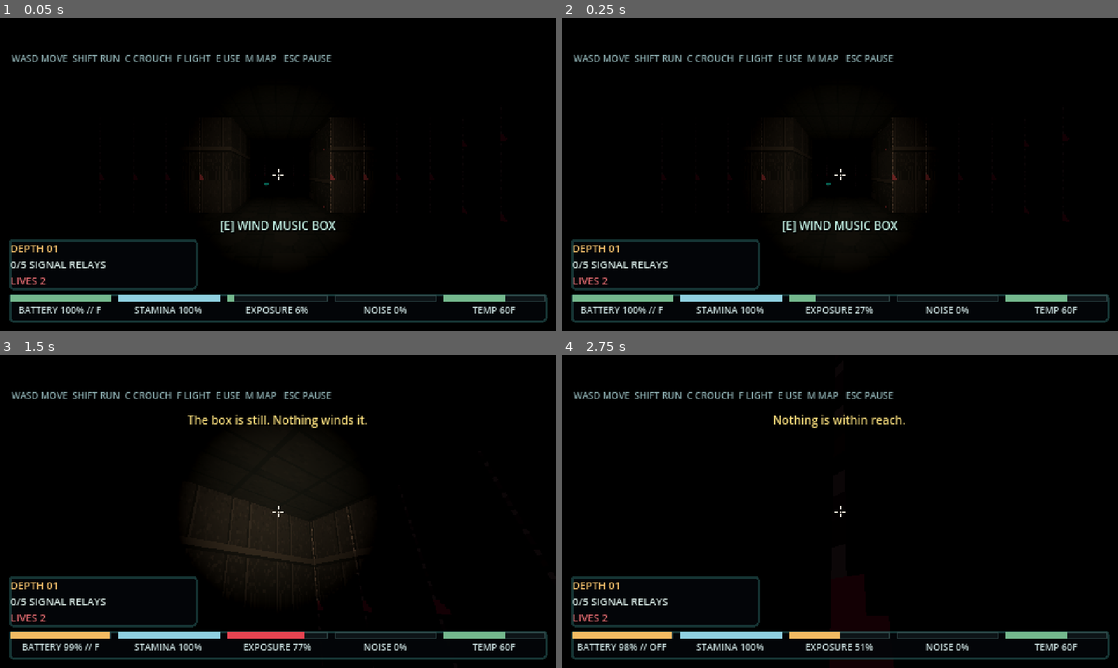
Above: before the commit, frames 1-4 (two rows, left to right).
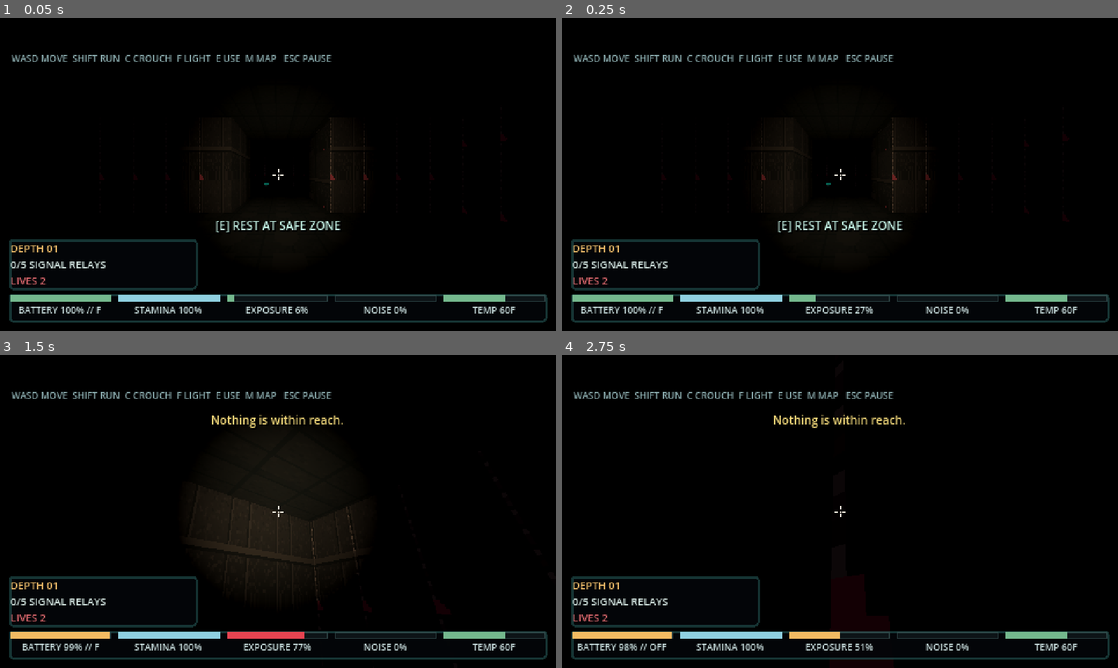
Above: after the commit, the same moments.

Repository: KyttuXD/LastRouteGodot
Game: Godot game, scene res://scenes/main_3d.tscn
Same seed, same stepped clock (60 frames per second), same inputs: the game is played once before the commit and once after it. This scene is started directly instead of the project's main scene.
Inputs (mouse positions are in pixels of both pictures, inside the frame that each line leads up to):
- Up to frame 1 (0.05 s): no input
- Up to frame 2 (0.25 s): no input
- Up to frame 3 (1.5 s): tap Enter at 0.5 s; move the mouse to (305, 511) at 0.52 s; hold E (interact) 0.53-1.28 s; hold W (move_up) from 0.53 s (still down); click (305, 511) at 0.67 s; move the mouse to (250, 511) at 1.27 s; tap C (crouch) at 1.35 s
- Up to frame 4 (2.75 s): keep holding W (move_up); tap E (interact) at 1.55 s; move the mouse to (851, 505) at 2.02 s; hold E (interact) from 2.03 s (still down); tap F (flashlight) at 2.1 s

The runs differ from the first frame. In frame 1, 0.5% of the frame differs, in the area x 38-62%, y 64-69%; in frame 2, 0.5%; in frame 3, 0.6%, in the area x 33-66%, y 18-24%; in frame 4, nothing differs.

Commit message:
Fix invisible hunters (alpha-scissor) and backwards player facing vector
Hunters, and every other real Blockbench-piped model (relays, batteries,
etc.), were rendering as literally nothing. Root cause: the glTF export
pipeline writes every material as alphaMode "MASK", which Godot's importer
turns into TRANSPARENCY_ALPHA_SCISSOR. That's correct for an actual cutout
(a hair strand), but these are plain opaque skin/body materials, and their
texture sheets carry a lot of unused atlas padding at alpha=0 -- which
alpha-scissor discards outright. For a mesh whose UVs land anywhere near
that padding, the result isn't a rough edge, it's the whole mesh rendering
nothing. Confirmed with a real (non-headless, real-GPU) screenshot: a
hunter placed directly in front of the camera was completely invisible
before the fix and clearly rendered, lit by the flashlight, after it.

ModelSlot.instantiate() (and load_gridmap_item(), for symmetry) now forces
transparency off on every material a loaded model carries. New regression
guard in validate_roster.gd loads all 26 hunters' real models through
ModelSlot exactly as the game does and asserts none comes back
alpha-scissored.

Also fixed player_controller_3d.gd's `facing` vector, which was computed
as (sin θ, cos θ) instead of (-sin θ, -cos θ) -- a Node3D's own forward is
-Z, not +Z, so this pointed the minimap arrow, and every beam-aim check
that reads `facing` (Aki/Ferryn/Ilyra's flash-triggered mechanics), exactly
backwards. Independently reported as "the minimap arrow faces backwards".

Separately confirmed hunter pathfinding was never actually broken -- a new
driven check activates a tuning-only hunter at a real 24-tile-distant
target and confirms she closes most of that distance via real A*
path-following over 30 simulated seconds. The "pathfinding isn't working"
report was very likely the same invisibility bug: nobody could see a
hunter to tell whether she was moving.

Full 14-suite run clean 2x.

Co-Authored-By: Claude Sonnet 5 <noreply@anthropic.com>

Diff:
--- a/scripts/validate_hunters.gd
+++ b/scripts/validate_hunters.gd
@@ -52,6 +52,7 @@
 	await _verrine_lurks_and_chases(_host)
 	await _zephyra_trades_and_repairs(_host)
 	await _interactables_require_facing(_host)
+	_hunter_paths_to_a_distant_target(generator)
 	if _failures == 0:
 		print("hunters OK")
 	return _failures
@@ -1002,3 +1003,40 @@
 
 	scene.queue_free()
 	print("  facing    a nearby interactable is only reachable while actually faced")
+
+
+## Not hunter-specific -- pure A*/movement infrastructure, colocated here for
+## the same reason _interactables_require_facing is. Every other check in
+## this file drives state transitions (last_known, CHASE/SEARCH) without
+## ever asserting the thing a player actually SEES: that `position` keeps
+## advancing toward a real, far-off target over many real frames rather than
+## stalling. A tuning-only baseline (Dovelle, no gimmick) isolates that from
+## any gimmick's own movement override.
+func _hunter_paths_to_a_distant_target(generator: FacilityGenerator) -> void:
+	var start_pos := Vector2(generator.start) + Vector2(0.5, 0.5)
+	var far_target := Vector2(generator.exit_cell) + Vector2(0.5, 0.5)
+	if start_pos.distance_to(far_target) < 8.0:
+		_fail("setup problem: start and exit are too close to prove real pathing")
+		return
+
+	var brain := HunterBrain.new(start_pos, "PATH-CHECK:dovelle", "dovelle")
+	# Mirrors activate_at() in the real game: aimed at wherever the player
+	# actually was the moment she woke.
+	brain.activate_at(far_target)
+
+	# The "player" stays permanently out of sight and hearing, so this
+	# isolates path-FOLLOWING toward the already-locked last_known, not
+	# perception re-acquiring her every frame.
+	var target := _target(Vector2(-999.0, -999.0))
+	target["hidden"] = true
+
+	var start_distance := start_pos.distance_to(far_target)
+	var closest := start_distance
+	for i in 1800:  # 30 real seconds -- generous; she should close most of it
+		brain.update(STEP, generator, target, 1, 0)
+		closest = minf(closest, brain.position.distance_to(far_target))
+
+	_expect(closest < start_distance * 0.5,
+		"a hunter aimed at a real target %.1f tiles away only closed to %.1f in 30s -- pathing looks stalled"
+			% [start_distance, closest])
+	print("  pathing   a hunter closes real distance to a far target over many frames, not just state")
--- a/scripts/validate_roster.gd
+++ b/scripts/validate_roster.gd
@@ -27,6 +27,7 @@
 
 func run(_host: Node) -> int:
 	_everyone_has_a_face()
+	_everyone_actually_renders()
 	_the_pool_is_real()
 	_the_draw_is_replayable()
 	_the_draw_reaches_everyone()
@@ -50,6 +51,40 @@
 	_expect(missing.is_empty(), "no model for: %s" % ", ".join(missing))
 	print("  profiles  %d hunters, each with tuning and a model"
 		% HunterRoster.PROFILES.size())
+
+
+## The Blockbench -> glTF export pipeline writes every material as alphaMode
+## "MASK", which Godot's importer turns into TRANSPARENCY_ALPHA_SCISSOR --
+## and most of a character texture sheet's unused atlas padding is alpha=0,
+## which alpha-scissor discards outright. Every hunter rendered as literally
+## nothing until ModelSlot._disable_alpha_scissor() forced transparency off
+## on load. This is the regression guard for that: load every hunter's real
+## model exactly the way the game does (through ModelSlot, not a raw
+## resource load) and confirm no mesh comes back alpha-scissored.
+func _everyone_actually_renders() -> void:
+	var broken: Array[String] = []
+	var empty: Array[String] = []
+	for id in HunterRoster.PROFILES:
+		var identity := HunterRoster.get_identity(id)
+		var model := ModelSlot.instantiate(String(identity["model_scene"]))
+		if model == null:
+			empty.append(id)
+			continue
+		var meshes := model.find_children("*", "MeshInstance3D", true, false)
+		if meshes.is_empty():
+			empty.append(id)
+		for node in meshes:
+			var mesh_instance := node as MeshInstance3D
+			for surface in mesh_instance.mesh.get_surface_count() if mesh_instance.mesh else 0:
+				var material := mesh_instance.get_active_material(surface)
+				if material is StandardMaterial3D \
+						and (material as StandardMaterial3D).transparency != BaseMaterial3D.TRANSPARENCY_DISABLED:
+					broken.append(id)
+					break
+		model.queue_free()
+	_expect(empty.is_empty(), "no meshes at all for: %s" % ", ".join(empty))
+	_expect(broken.is_empty(),
+		"still alpha-scissored (would render as nothing) after ModelSlot's fix: %s" % ", ".join(broken))
 
 
 ## An id in the pool with no profile falls back to Dovelle's numbers and her
--- a/src/game_3d/model_slot.gd
+++ b/src/game_3d/model_slot.gd
@@ -33,6 +33,19 @@
 		var material := mesh_instance.get_surface_override_material(0)
 		if material and mesh is PrimitiveMesh:
 			(mesh as PrimitiveMesh).material = material
+		# Same alpha-scissor fix instantiate() applies -- a real imported
+		# model dropped in for a GridMap item (none does today; a future one
+		# could) would otherwise be as invisible here as the hunters were.
+		# ArrayMesh only: a PrimitiveMesh's placeholder material is always a
+		# freshly-made StandardMaterial3D that never had this set.
+		if mesh is ArrayMesh:
+			for surface in mesh.get_surface_count():
+				var surface_material := mesh.surface_get_material(surface)
+				if surface_material is StandardMaterial3D \
+						and (surface_material as StandardMaterial3D).transparency != BaseMaterial3D.TRANSPARENCY_DISABLED:
+					var fixed: StandardMaterial3D = (surface_material as StandardMaterial3D).duplicate()
+					fixed.transparency = BaseMaterial3D.TRANSPARENCY_DISABLED
+					(mesh as ArrayMesh).surface_set_material(surface, fixed)
 		result["mesh"] = mesh
 		result["mesh_transform"] = mesh_instance.transform
 
@@ -78,7 +91,37 @@
 	if scene == null:
 		push_warning("ModelSlot: could not load %s" % scene_path)
 		return null
-	return scene.instantiate()
+	var instance := scene.instantiate()
+	_disable_alpha_scissor(instance)
+	return instance
+
+
+## The Blockbench -> glTF export pipeline (tools/characters/*.py) writes
+## every material with alphaMode "MASK", which Godot's importer turns into
+## TRANSPARENCY_ALPHA_SCISSOR -- correct for an actual cutout (a hair strand,
+## a feather edge), wrong for the plain opaque skin/body materials that make
+## up most of a character or prop. Those textures carry a lot of unused
+## atlas padding at alpha=0, and alpha-scissor discards any fragment sampled
+## from it outright: for a body-part mesh whose UVs land anywhere near that
+## padding, the result is not a rough edge, it is the WHOLE mesh rendering
+## nothing at all -- which is what "hunters are invisible" turned out to be.
+## Forcing transparency off is the safe default here: a blockier hair
+## silhouette is a real cost, but nowhere near as bad as a hunter nobody can
+## see or a relay nobody can find.
+static func _disable_alpha_scissor(node: Node) -> void:
+	if node is MeshInstance3D:
+		var mesh_instance := node as MeshInstance3D
+		var mesh := mesh_instance.mesh
+		if mesh:
+			for surface in mesh.get_surface_count():
+				var material := mesh_instance.get_active_material(surface)
+				if material is StandardMaterial3D \
+						and (material as StandardMaterial3D).transparency != BaseMaterial3D.TRANSPARENCY_DISABLED:
+					var fixed: StandardMaterial3D = (material as StandardMaterial3D).duplicate()
+					fixed.transparency = BaseMaterial3D.TRANSPARENCY_DISABLED
+					mesh_instance.set_surface_override_material(surface, fixed)
+	for child in node.get_children():
+		_disable_alpha_scissor(child)
 
 
 ## Finds an AnimationPlayer anywhere under `root` by type — same reasoning as
--- a/src/game_3d/player_controller_3d.gd
+++ b/src/game_3d/player_controller_3d.gd
@@ -295,9 +295,14 @@
 	# the 3D world uses 1 tile = 1 meter (see art/props-3d/README.md), so
 	# converting px/s -> tiles/s gives the equivalent m/s. Freezing slows you.
 	var speed_mps := movement_speed * meters.movement_scale() / GameConfig.TILE_SIZE
-	# Grid-space facing: the facility's (x, y) maps onto XZ, and body yaw is
-	# measured with atan2(x, z), so this is the same direction the beam points.
-	facing = Vector2(sin(rotation.y), cos(rotation.y))
+	# Grid-space facing: the facility's (x, y) maps onto XZ. A Node3D's own
+	# forward is -Z (Godot's camera-forward convention, and this body's
+	# camera is a plain child of it with no extra yaw of its own), which
+	# rotation.y turns exactly like everything else here -- so the forward
+	# vector at yaw θ is (-sin θ, 0, -cos θ), not (sin θ, 0, cos θ). The old
+	# unnegated version pointed the minimap arrow, and every beam-aim check
+	# that reads this field, exactly backwards.
+	facing = Vector2(-sin(rotation.y), -cos(rotation.y))
 
 	velocity.x = move_direction.x * speed_mps
 	velocity.z = move_direction.z * speed_mps
